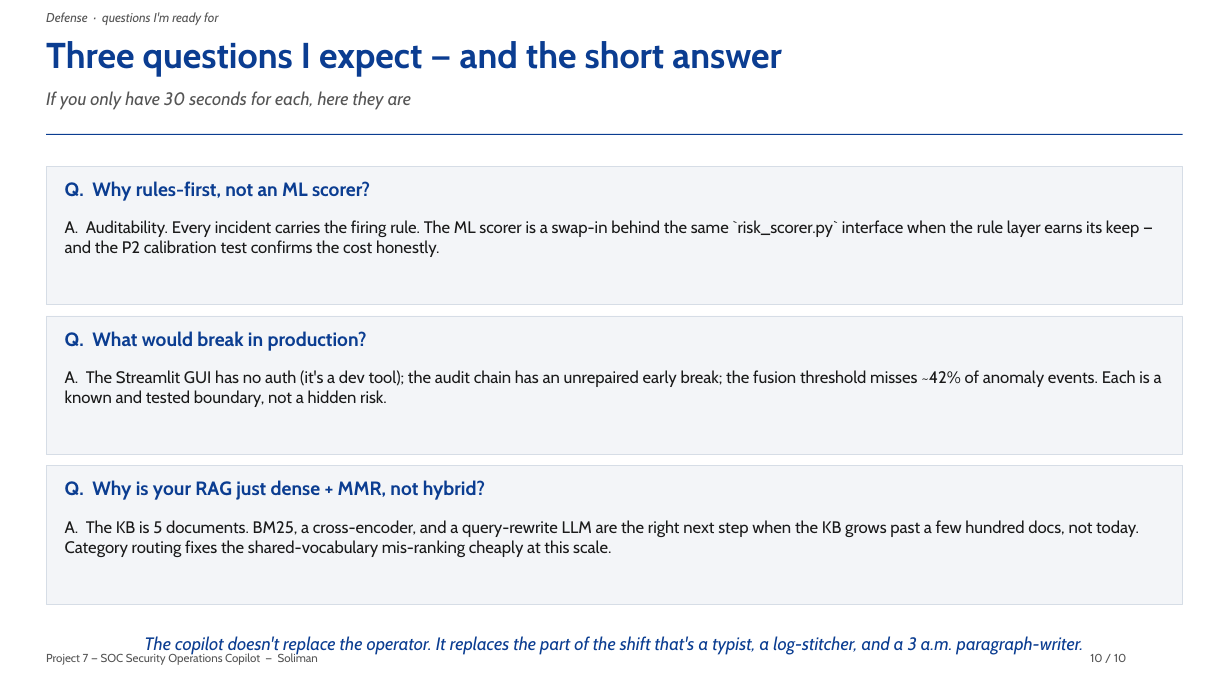
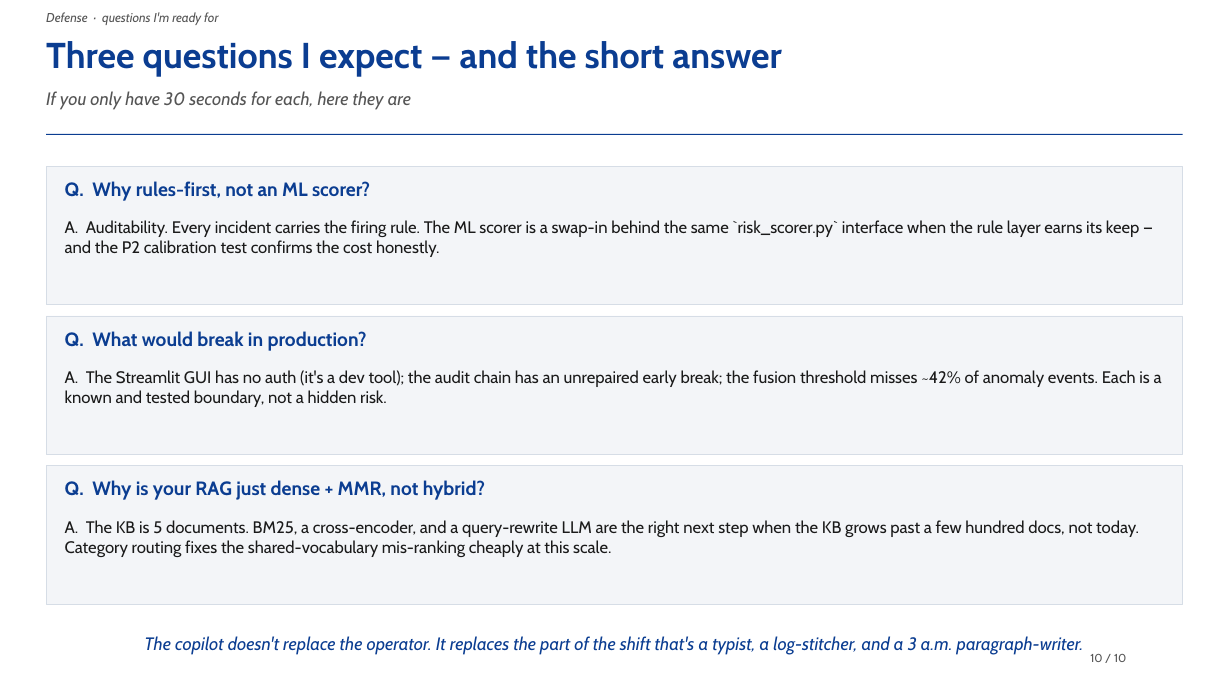
Before and after one commit to Soliman2020/master_capstone_07, a slide deck: slide 10 of reports/Professional_Industry_Defense_Deck.pptx. Drawn at 1232x693 pixels with LibreOffice and Linux fonts; fonts in the diff are those of the drawing. Boxes give left, top, right and bottom in pixels: in the first picture for what was removed or moved away, otherwise in the second. Text is boxed around its words. In the diff, an @@ line names an element or a change of style, - is before the commit and + after.

```diff
--- a/reports/Professional_Industry_Defense_Deck.pptx
+++ b/reports/Professional_Industry_Defense_Deck.pptx
@@ text removed at bbox=[46, 653, 318, 665] @@
-Project 7 — SOC Security Operations Copilot — Soliman
```
Also in this commit, not shown: 9 other slides changed.
